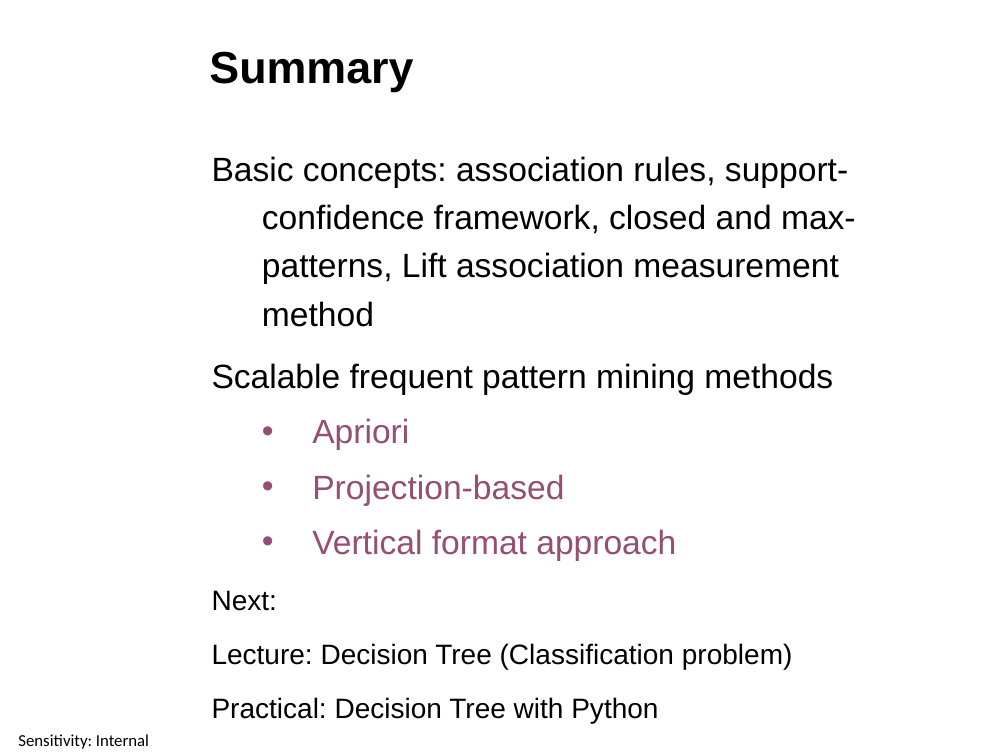
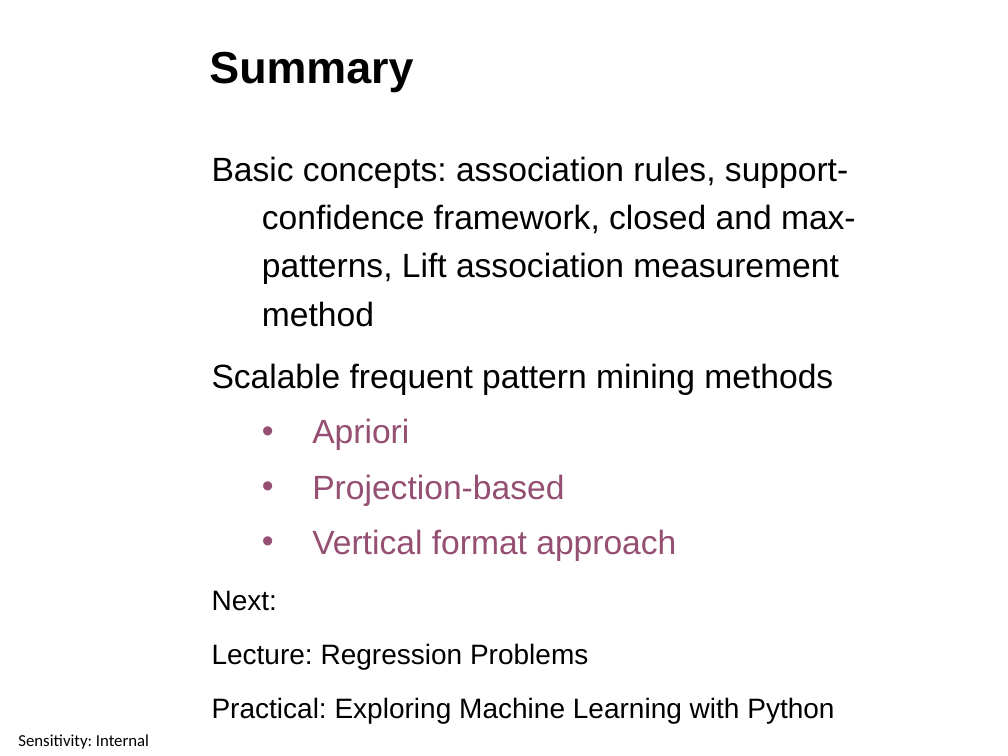
Before and after one commit to ctsallis/frontiers_in_ai_and_data_science, a slide deck: slide 30 of content/Lectures/Semester 1/Week 4/1 Lecture/1.4 Mining Frequent Patterns (Lecture).pptx. Drawn at 1008x756 pixels with LibreOffice and Linux fonts; fonts in the diff are those of the drawing; background and template pictures are left out. Boxes give left, top, right and bottom in pixels: in the first picture for what was removed or moved away, otherwise in the second. Text is boxed around its words. In the diff, an @@ line names an element or a change of style, - is before the commit and + after.

```diff
--- a/content/Lectures/Semester 1/Week 4/1 Lecture/1.4 Mining Frequent Patterns (Lecture).pptx
+++ b/content/Lectures/Semester 1/Week 4/1 Lecture/1.4 Mining Frequent Patterns (Lecture).pptx
@@ text at box(212, 643, 834, 723): text changed @@
-Lecture: Decision Tree (Classification problem)
-Practical: Decision Tree with Python
+Lecture: Regression Problems
+Practical: Exploring Machine Learning with Python
```
Also in this commit, not shown: 7 other slides changed, 1 slide added, 1 slide removed, 4 other files.
